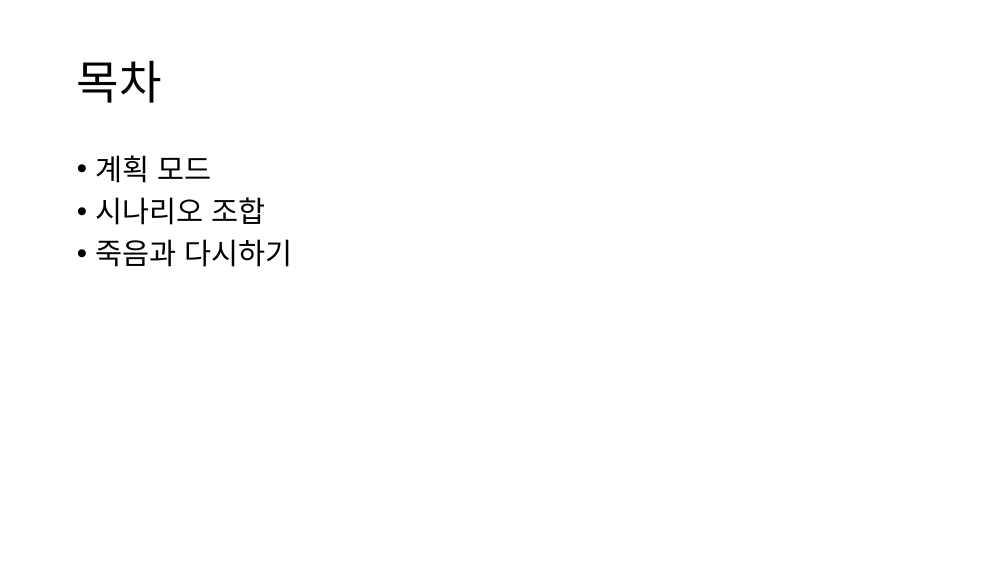
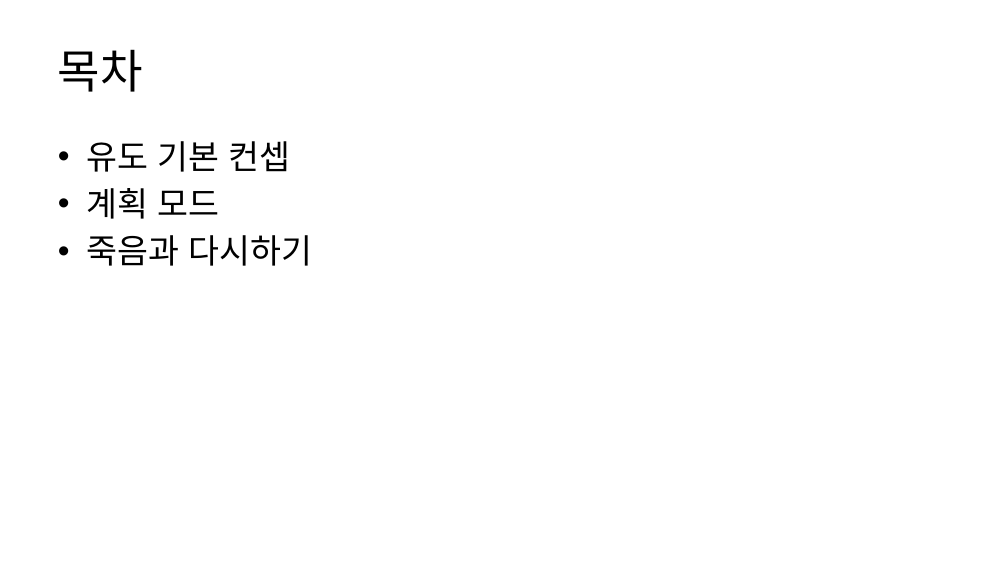
Before and after one commit to Penguin-God/Human_Doll_Play, a slide deck: slide 2 of 기획/문서/유도 시스템.pptx. Drawn at 1008x567 pixels with LibreOffice and Linux fonts; fonts in the diff are those of the drawing. Boxes give left, top, right and bottom in pixels: in the first picture for what was removed or moved away, otherwise in the second. Text is boxed around its words. In the diff, an @@ line names an element or a change of style, - is before the commit and + after.

```diff
--- a/기획/문서/유도 시스템.pptx
+++ b/기획/문서/유도 시스템.pptx
@@ title "목차": place and size @@
-title "목차" at [77,60,162,103]
+title "목차" at [58,49,143,92]
@@ title "목차" at [58,49,143,92]: font Noto Sans CJK KR to Calibri; line spacing 0.9 to 1 @@
@@ text "유도 기본 컨셉": place and size @@
-text "유도 기본 컨셉" at [96,155,293,267]
+text "유도 기본 컨셉" at [86,141,312,266]
@@ text at [86,141,291,172]: paragraph added @@
+• 유도 기본 컨셉
@@ text at [86,188,312,266]: size 28 to 32 pt, font Noto Sans CJK KR to Calibri in "계획 모드", "죽음과 다시하기"; indent changed; line spacing 0.9 to 1; less space between paragraphs @@
@@ text at [96,197,266,225]: paragraph removed @@
-• 시나리오 조합
```
Also in this commit, not shown: 5 other slides changed, 5 slides added, 2 slides removed, 4 other files.
